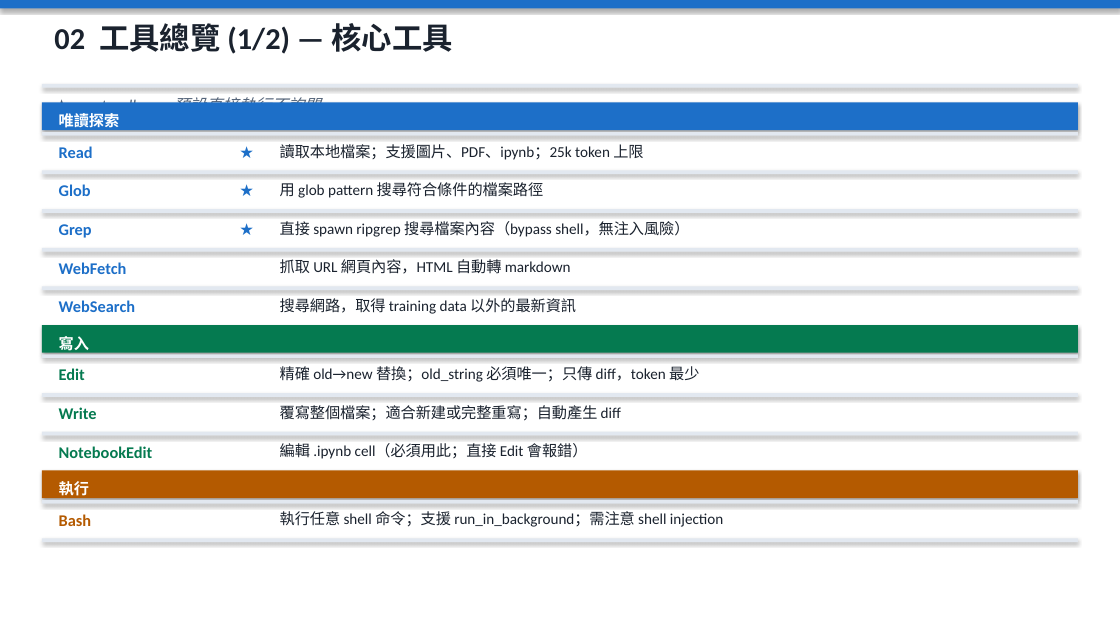
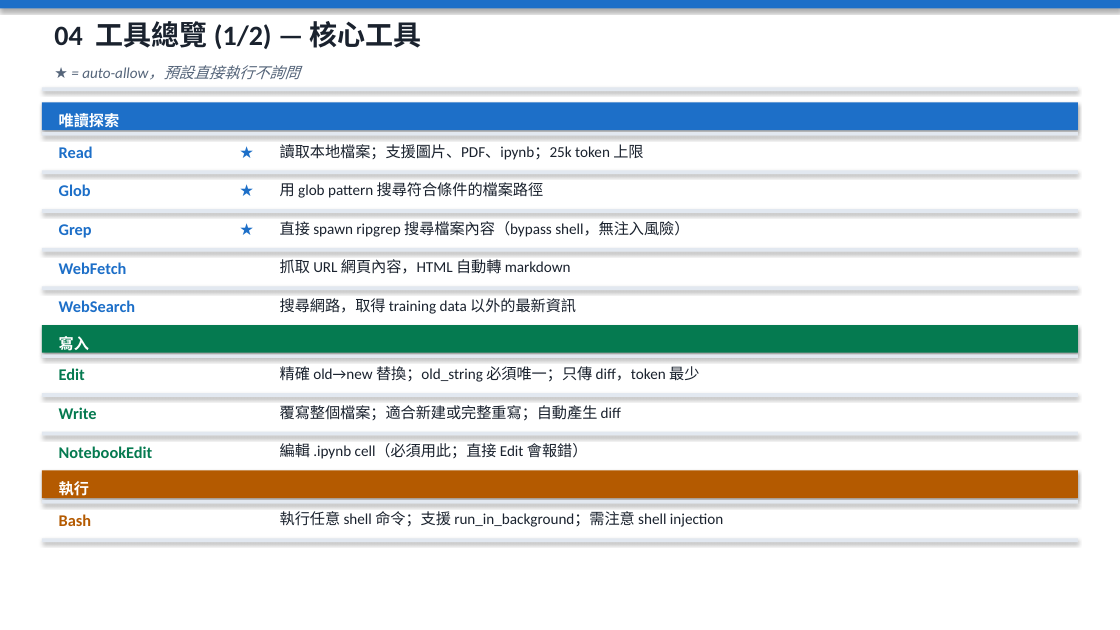
Before and after one commit to SunnyWenwen/reseach_claude_code, a slide deck: slide 11 of claude_code_full.pptx. Drawn at 1120x630 pixels with LibreOffice and Linux fonts; fonts in the diff are those of the drawing. Boxes give left, top, right and bottom in pixels: in the first picture for what was removed or moved away, otherwise in the second. Text is boxed around its words. In the diff, an @@ line names an element or a change of style, - is before the commit and + after.

```diff
--- a/claude_code_full.pptx
+++ b/claude_code_full.pptx
@@ text at [54, 21, 422, 49]: text changed; size 26 to 24 pt @@
-02 工具總覽 (1/2) — 核心工具
+04 工具總覽 (1/2) — 核心工具
@@ text "★ = auto-allow，預設直接執行不詢問": place and size @@
-text "★ = auto-allow，預設直接執行不詢問" at [85, 93, 320, 116]
+text "★ = auto-allow，預設直接執行不詢問" at [82, 65, 299, 80]
@@ text "★ = auto-allow，預設直接執行不詢問" at [82, 65, 299, 80]: size 14 to 13 pt @@
@@ rectangle: place and size @@
-rectangle at [42, 84, 1078, 87]
+rectangle at [42, 87, 1078, 91]
```
Also in this commit, not shown: 14 other slides changed, 1 slide added, 6 other files.
